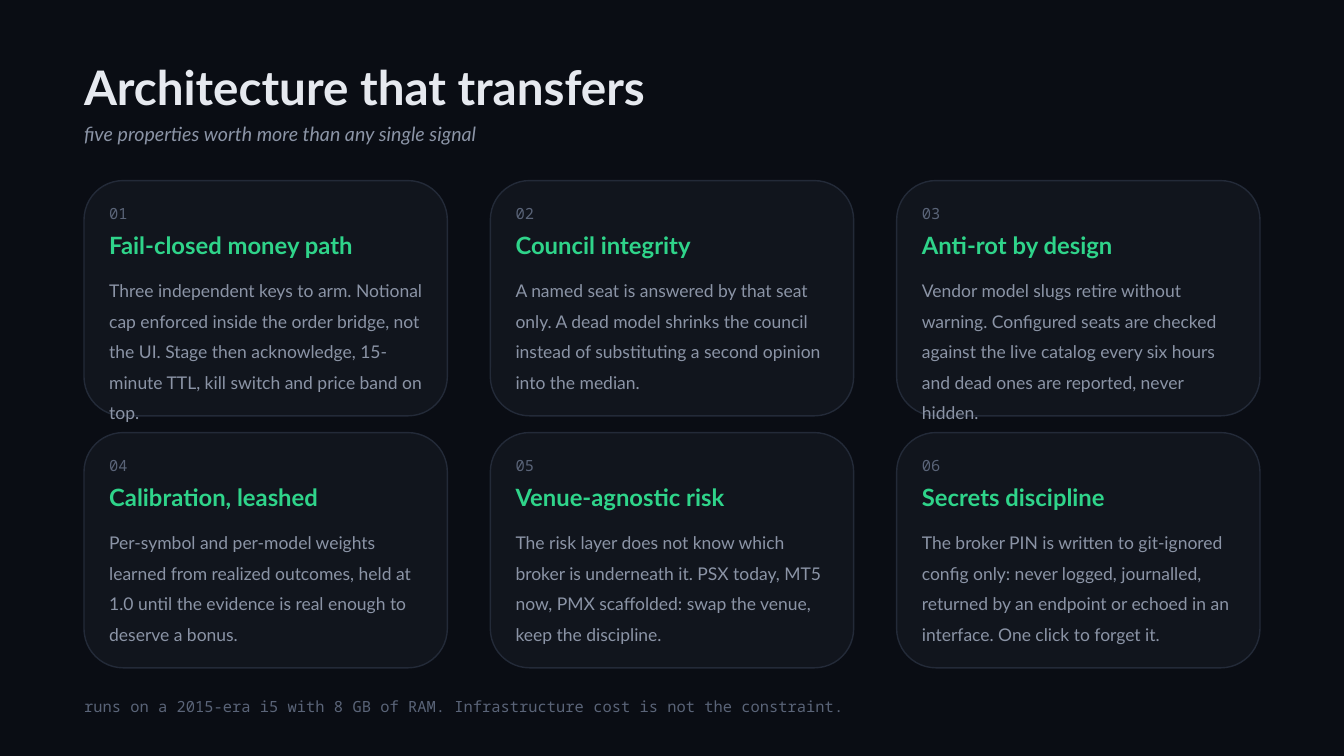
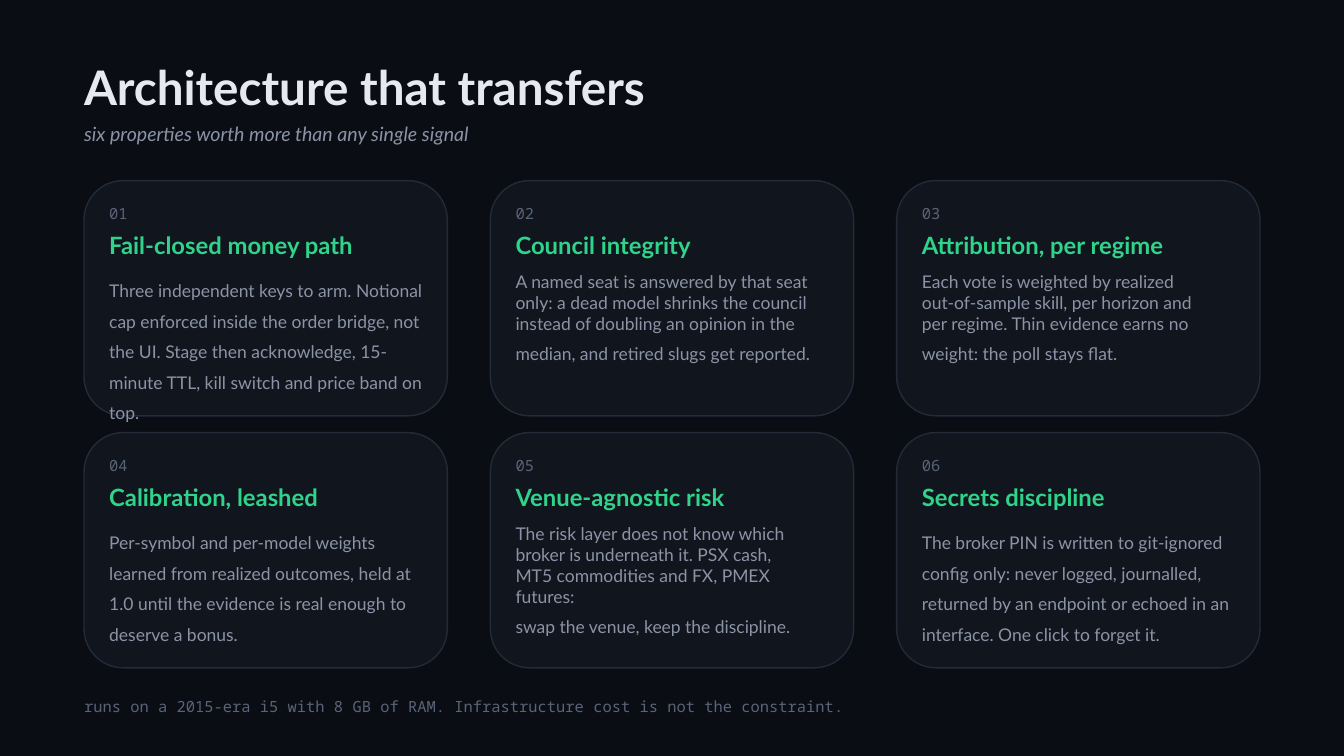
Before and after one commit to zhaider5142009-oss/kairos, a slide deck: slide 8 of docs/investors/KAIROS_Investor_Deck.pptx. Drawn at 1344x756 pixels with LibreOffice and Linux fonts; fonts in the diff are those of the drawing. Boxes give left, top, right and bottom in pixels: in the first picture for what was removed or moved away, otherwise in the second. Text is boxed around its words. In the diff, an @@ line names an element or a change of style, - is before the commit and + after.

```diff
--- a/docs/investors/KAIROS_Investor_Deck.pptx
+++ b/docs/investors/KAIROS_Investor_Deck.pptx
@@ text at [84,126,469,145]: text changed @@
-five properties worth more than any single signal
+six properties worth more than any single signal
@@ text at [922,236,1164,259]: text changed @@
-Anti-rot by design
+Attribution, per regime
@@ text at [516,275,810,363]: text changed @@
-A named seat is answered by that seat only. A dead model shrinks the council instead of substituting a second opinion into the median.
+A named seat is answered by that seat
+only: a dead model shrinks the council
+instead of doubling an opinion in the
+median, and retired slugs get reported.
@@ text at [922,275,1191,363]: text changed @@
-Vendor model slugs retire without warning. Configured seats are checked against the live catalog every six hours and dead ones are reported, never hidden.
+Each vote is weighted by realized
+out-of-sample skill, per horizon and
+per regime. Thin evidence earns no
+weight: the poll stays flat.
@@ text at [516,527,790,636]: text changed @@
-The risk layer does not know which broker is underneath it. PSX today, MT5 now, PMX scaffolded: swap the venue, keep the discipline.
+The risk layer does not know which
+broker is underneath it. PSX cash,
+MT5 commodities and FX, PMEX futures:
+swap the venue, keep the discipline.
```
Also in this commit, not shown: 3 other slides changed, 8 other files.
